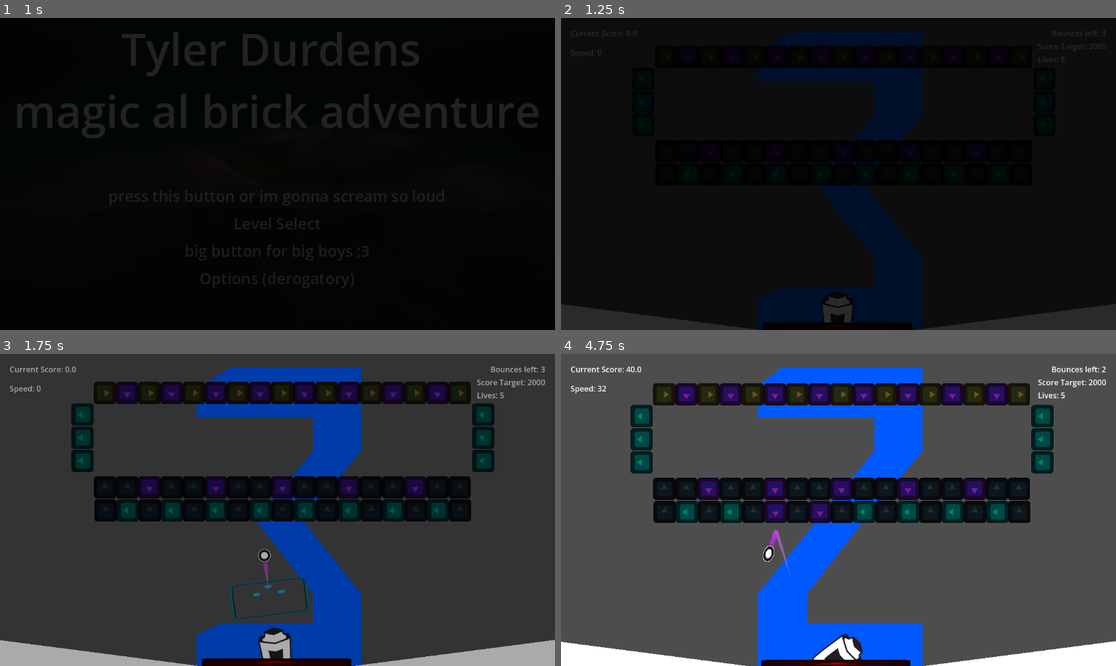
Above: before the commit, frames 1-4 (two rows, left to right).
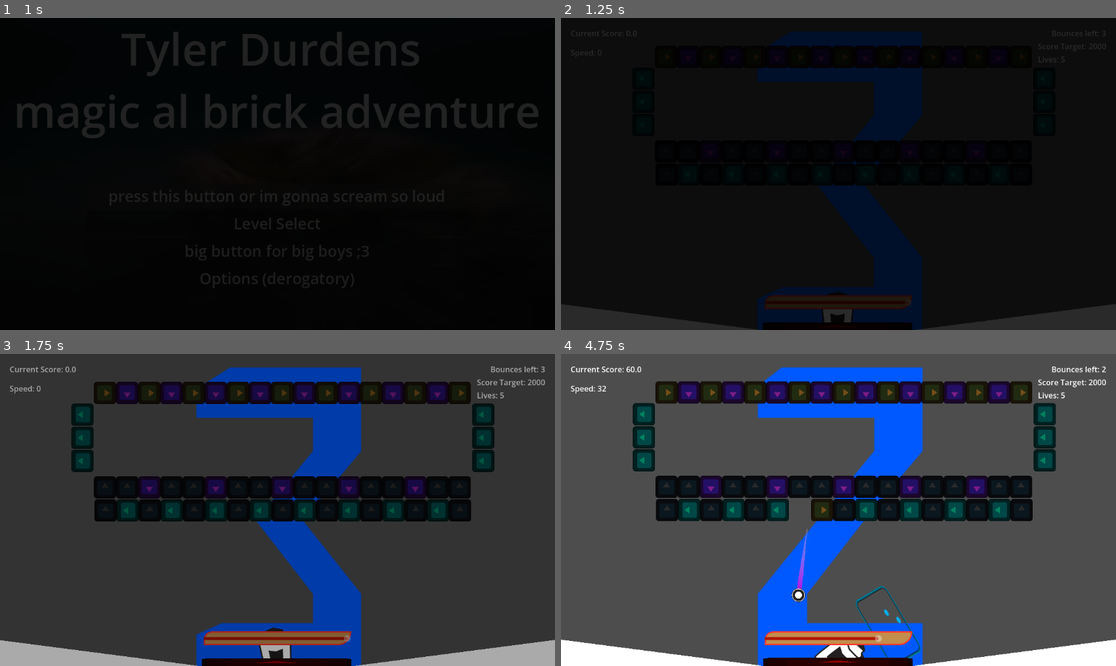
Above: after the commit, the same moments.

Repository: BmBucceri/breakout
Game: Godot game, scene res://Scenes/MainMenu.tscn
Same seed, same stepped clock (60 frames per second), same inputs: the game is played once before the commit and once after it. The engine's default icon, where the game draws it, is replaced by a stand-in: a white triangle on a blue panel in a dark square.
Inputs (mouse positions are in pixels of both pictures, inside the frame that each line leads up to):
- Up to frame 1 (1 s): click "press this button or im gonna…" at 0.5 s
- Up to frame 2 (1.25 s): no input
- Up to frame 3 (1.75 s): move the mouse to (244, 372) at 1.27 s; press the mouse at (244, 372) at 1.28 s; right-click (244, 372) at 1.55 s
- Up to frame 4 (4.75 s): move the mouse to (805, 391) at 2.02 s; release the mouse at (805, 391) at 2.03 s; right-click (805, 391) at 2.1 s; tap Space (Shoot, bound only after the commit) at 2.3, 4.55 s; move the mouse to (894, 441) at 2.77 s; hold Space (Shoot, bound only after the commit) 2.78-3.53 s; click (894, 441) at 3.05 s; move the mouse to (810, 572) at 3.52 s; click (810, 572) at 3.6 s; right-click (810, 572) at 3.8 s; move the mouse to (1005, 556) at 4.27 s; hold Right mouse button (Input_Cannon_Parry, bound only before t… from 4.28 s (still down)

Frame 1 is identical in both runs. In frame 2, 1.1% of the frame differs, in the area x 36-64%, y 88-94%; in frame 3, 1.5%; in frame 4, 9.5%, in the area x 0-100%, y 4-100%.

Commit message:
Parry Meter
implemented parry meter, refactored Inputs and other things

Diff:
--- a/Autoloads/input_manager.gd
+++ b/Autoloads/input_manager.gd
@@ -1,14 +1,20 @@
 ### INPUT MANAGER ###
 extends Node
 
-signal left_click_pressed
-signal right_click_pressed
+signal shoot_ball
+signal parry_start
+signal parry_end(value:bool)
+signal flip
 
 func _input(event: InputEvent) -> void:
-	if event.is_action_pressed("Input_Cannon_Interact"):
+	if event.is_action_pressed("Shoot"):
 		#print("boink!")
-		left_click_pressed.emit()
+		shoot_ball.emit()
 
-#func _input(event: InputEvent) -> void:
-	if event.is_action_pressed("Input_Cannon_Parry"):
-		right_click_pressed.emit()
+	if event.is_action_pressed("Parry"):
+		parry_start.emit()
+	if event.is_action_released("Parry"):
+		parry_end.emit(false)
+
+	if event.is_action_pressed("Flip"):
+		flip.emit()
--- a/Boards/Levels/Board Base_MASTERBOARD.tscn
+++ b/Boards/Levels/Board Base_MASTERBOARD.tscn
@@ -61,6 +61,34 @@
 "speed": 5.0
 }]
 
+[sub_resource type="StyleBoxFlat" id="StyleBoxFlat_bn856"]
+bg_color = Color(0.7662899, 0.55164, 0.29964283, 1)
+border_width_left = 3
+border_width_top = 3
+border_width_right = 3
+border_width_bottom = 3
+border_color = Color(0.99999994, 0.22953573, 0.17418528, 1)
+corner_radius_top_left = 16
+corner_radius_bottom_right = 53
+expand_margin_top = 12.0
+expand_margin_bottom = 11.0
+
+[sub_resource type="StyleBoxFlat" id="StyleBoxFlat_kei6b"]
+bg_color = Color(0.69612366, 0.091188766, 0, 1)
+
+[sub_resource type="StyleBoxFlat" id="StyleBoxFlat_gac28"]
+bg_color = Color(0.7645044, 0.019060427, 9.62615e-08, 1)
+
+[sub_resource type="GDScript" id="GDScript_kei6b"]
+script/source = "extends HSlider
+
+@export var cannon: Cannon
+
+
+func _process(delta: float) -> void:
+	value = cannon.parry_meter
+"
+
 [sub_resource type="RectangleShape2D" id="RectangleShape2D_3ddhe"]
 size = Vector2(1156, 75)
 
@@ -171,6 +199,30 @@
 script = ExtResource("6_m44s3")
 countdown_bounce_sprite_2d = NodePath(".")
 
+[node name="ParryMeter" type="HSlider" parent="UI/Control" unique_id=1341055045 node_paths=PackedStringArray("cannon")]
+layout_mode = 1
+anchors_preset = 14
+anchor_top = 0.5
+anchor_right = 1.0
+anchor_bottom = 0.5
+offset_left = 423.0
+offset_top = 255.0
+offset_right = -423.0
+offset_bottom = 280.0
+grow_horizontal = 2
+grow_vertical = 2
+pivot_offset = Vector2(416, -80)
+theme_override_styles/slider = SubResource("StyleBoxFlat_bn856")
+theme_override_styles/grabber_area = SubResource("StyleBoxFlat_kei6b")
+theme_override_styles/grabber_area_highlight = SubResource("StyleBoxFlat_gac28")
+max_value = 1.0
+step = 0.0
+editable = false
+scrollable = false
+tick_count = 1
+script = SubResource("GDScript_kei6b")
+cannon = NodePath("../../../Cannon")
+
 [node name="BlockRoot" type="Node2D" parent="." unique_id=1591539969 node_paths=PackedStringArray("rootlevel")]
 script = ExtResource("10_bn856")
 rootlevel = NodePath("..")
@@ -184,15 +236,20 @@
 [node name="BallRoot" type="Node2D" parent="." unique_id=233957837]
 script = ExtResource("9_ac8ps")
 
-[node name="Cannon" parent="." unique_id=750428695 instance=ExtResource("10_b72y1")]
+[node name="Cannon" parent="." unique_id=750428695 node_paths=PackedStringArray("rootlevel") instance=ExtResource("10_b72y1")]
 y_sort_enabled = true
 position = Vector2(576, 627)
-
-[node name="Gutters" type="StaticBody2D" parent="." unique_id=1724943246 node_paths=PackedStringArray("gutter_spawn_marker")]
+parry_meter = 1.0
+rotation_offset = 90.0
+total_balls_can_shoot = 1
+rootlevel = NodePath("..")
+
+[node name="Gutters" type="StaticBody2D" parent="." unique_id=1724943246 node_paths=PackedStringArray("rootlevel", "gutter_spawn_marker")]
 position = Vector2(-32, 0)
 collision_layer = 6
 collision_mask = 0
 script = ExtResource("12_3pq72")
+rootlevel = NodePath("..")
 gutter_spawn_marker = NodePath("GutterSpawnMarker")
 metadata/_custom_type_script = "uid://dqlermoajjfjp"
 
--- a/Boards/Levels/gutters.gd
+++ b/Boards/Levels/gutters.gd
@@ -1,14 +1,15 @@
 extends StaticBody2D
 class_name Gutters
 
+@export var rootlevel: Level
 @export var has_gutter_block: bool = false
 
 const BLOCK_GUTTER = preload("uid://m7ejcqlv54cj")
 @export var gutter_spawn_marker: Marker2D
 
 func _ready() -> void:
+	rootlevel.on_lives_changed.connect(spawn_block_gutter)
 	spawn_block_gutter()
-
 
 func spawn_block_gutter():
 	if has_gutter_block:
--- a/Scenes/Blocks/BlockParry.tscn
+++ b/Scenes/Blocks/BlockParry.tscn
@@ -6,18 +6,21 @@
 [sub_resource type="RectangleShape2D" id="RectangleShape2D_gho8k"]
 size = Vector2(102.69978, 134.24376)
 
-[node name="BlockParry" type="Area2D" unique_id=783385433]
+[node name="BlockParry" type="Area2D" unique_id=783385433 node_paths=PackedStringArray("visuals")]
 collision_layer = 2
 collision_mask = 4
 script = ExtResource("1_d4p0c")
+visuals = NodePath("Visuals")
+
+[node name="Visuals" type="Node2D" parent="." unique_id=1867375566]
+
+[node name="Sprite2D" type="Sprite2D" parent="Visuals" unique_id=938027310]
+light_mask = 3
+position = Vector2(0, -0.16447926)
+scale = Vector2(1.25, 0.57555497)
+texture = ExtResource("3_jmkaj")
 
 [node name="CollisionShape2D" type="CollisionShape2D" parent="." unique_id=1996971191]
 position = Vector2(0, -0.16447926)
 scale = Vector2(1.5189905, 0.518989)
 shape = SubResource("RectangleShape2D_gho8k")
-
-[node name="Sprite2D" type="Sprite2D" parent="." unique_id=938027310]
-light_mask = 3
-position = Vector2(0, -0.16447926)
-scale = Vector2(1.25, 0.57555497)
-texture = ExtResource("3_jmkaj")
--- a/Scenes/Blocks/block_parry.gd
+++ b/Scenes/Blocks/block_parry.gd
@@ -1,16 +1,27 @@
 extends Area2D
+class_name Parry
+
+var is_active: bool = false
+@export var visuals: Node2D
 
 func _ready() -> void:
 	self.body_entered.connect(_on_body_entered)
-	destroy()
+	toggle_parry(is_active)
+	#destroy()
 
 func _on_body_entered(body: Node2D) -> void:
+	if is_active == false:
+		return
 	if body is Ball:
 		var bounce_direction = Vector2.UP.rotated(global_rotation)
 		var new_velocity = bounce_direction * body.speed
 
 		body.ball_bounce(new_velocity)
 
-func destroy():
-	await get_tree().create_timer(1).timeout
-	queue_free()
+func toggle_parry(value:bool):
+	is_active = value
+	visuals.visible = value
+
+#func destroy():
+	#await get_tree().create_timer(1).timeout
+	#queue_free()
--- a/Scenes/Cannon.tscn
+++ b/Scenes/Cannon.tscn
@@ -2,10 +2,15 @@
 
 [ext_resource type="Script" uid="uid://bdjmj8w35eetb" path="res://cannon.gd" id="1_i175o"]
 [ext_resource type="Texture2D" uid="uid://bp7aipxx8ujmg" path="res://Assets/Dropper.png" id="2_ria0b"]
+[ext_resource type="PackedScene" uid="uid://cyoixg7484f5d" path="res://Scenes/Blocks/BlockParry.tscn" id="3_iyehq"]
 
-[node name="Cannon" type="Node2D" unique_id=1891693759 node_paths=PackedStringArray("spawn_marker")]
+[node name="Cannon" type="Node2D" unique_id=1891693759 node_paths=PackedStringArray("spawn_marker", "block_parry")]
 script = ExtResource("1_i175o")
+parry_meter = null
+rotation_offset = null
+total_balls_can_shoot = null
 spawn_marker = NodePath("SpawnLocation")
+block_parry = NodePath("BlockParry")
 metadata/_edit_group_ = true
 
 [node name="Dropper" type="Sprite2D" parent="." unique_id=1631933186]
@@ -14,7 +19,8 @@
 scale = Vector2(0.698947, 0.751631)
 texture = ExtResource("2_ria0b")
 
+[node name="BlockParry" parent="." unique_id=783385433 instance=ExtResource("3_iyehq")]
+position = Vector2(0, -121)
+
 [node name="SpawnLocation" type="Marker2D" parent="." unique_id=1613448872]
 position = Vector2(0, -121)
-
-[node name="Node2D" type="Node2D" parent="SpawnLocation" unique_id=1884346377]
--- a/ball_base.gd
+++ b/ball_base.gd
@@ -26,7 +26,7 @@
 
 func _ready() -> void:
 	GameManager.add_ball(self)
-	InputManager.left_click_pressed.connect(_try_ricochet)
+	InputManager.flip.connect(_try_ricochet)
 	default_sprite_scale = sprite_2d.scale
 	_add_trail()
 
@@ -38,7 +38,7 @@
 
 func _physics_process(delta: float) -> void:
 	_move_and_rotate(delta)
-	print(speed,velocity)
+
 	GameManager.ball_speed = speed - 200
 
 
@@ -103,8 +103,6 @@
 	speed += speed * value
 	velocity = velocity.normalized() * speed
 
-	#print(speed)
-
 # called by cannon
 func set_direction(new_direction: Vector2):
 	self.velocity = new_direction
--- a/cannon.gd
+++ b/cannon.gd
@@ -1,31 +1,52 @@
 extends Node2D
 class_name Cannon
 
-@export var spawn_marker: Marker2D
+@export_range(0.0,1.0) var parry_meter: float = 1.0
 @export var rotation_offset: float = 90
 @export var total_balls_can_shoot: int = 1
-@export var block_base: PackedScene
+@export_group("References")
+@export var spawn_marker: Marker2D
+@export var block_parry: Parry
+@export var rootlevel: Level
 
 var total_balls_onscreen : int = 0
 var can_shoot: bool = true
 var parry_active: bool = false
-
+var parry_drain: float = .5
+var parry_refill: float = .35
 
 const BALL = preload("uid://d1ogb0eean0hi")
 const BLOCK = preload("uid://cyoixg7484f5d")
 
 func _ready() -> void:
-	InputManager.left_click_pressed.connect(shoot_ball)
-	InputManager.right_click_pressed.connect(parry_activate)
+	InputManager.shoot_ball.connect(_on_shoot_ball)
+	InputManager.parry_start.connect(attempt_parry)
+	InputManager.parry_end.connect(parry_toggle)
 
-func _process(_delta: float) -> void:
+#func _input(event: InputEvent) -> void:
+	#if event.is_action_pressed("Input_Cannon_Interact"):
+		#_on_shoot_ball()
+	#elif event.is_action_pressed("Input_Cannon_Parry"):
+		#attempt_parry()
+	#elif event.is_action_released("Input_Cannon_Parry"):
+		#parry_toggle(false)
+
+func _process(delta: float) -> void:
 	look_at(get_global_mouse_position())
 	self.rotation_degrees += rotation_offset
-	#parry_tracking()
+	if parry_active == true:
+		if parry_meter <= 0:
+			parry_toggle(false)
+			return
+		parry_meter -= (parry_drain * delta)
 
-func shoot_ball():
-	#if can_shoot == false:
-		#return
+		print_debug(parry_meter)
+	else:
+		if parry_meter >= 1:
+			return
+		parry_meter += (parry_refill * delta)
+
+func _on_shoot_ball():
 #Check for total balls on screen
 	if total_balls_onscreen >= total_balls_can_shoot:
 		return
@@ -38,7 +59,6 @@
 	var fire_direction = Vector2.UP.rotated(self.global_rotation)
 	#ball inherits the angle of the cannon
 	new_ball.set_direction(fire_direction * new_ball.speed)
-	#spawn_marker.add_child(new_ball)
 	GameManager.ball_root.add_child(new_ball)
 	new_ball.top_level = true
 
@@ -46,15 +66,25 @@
 		total_balls_onscreen -= 1
 
 
-func parry_activate():
+#func parry_activate():
+	#block_parry.toggle_parry(true)
+	#pass
+	##var parry: Area2D = BLOCK.instantiate()
+	##print("made")
+	##spawn_marker.add_child(parry)
+	##await get_tree().create_timer(.2,).timeout
+	##parry.queue_free()
+	##print_debug("unmade")
 
-	var parry: Area2D = BLOCK.instantiate()
-	print("made")
-	spawn_marker.add_child(parry)
 
-	await get_tree().create_timer(.2,).timeout
-	parry.queue_free()
-	print_debug("unmade")
+func parry_toggle(value: bool):
+	parry_active = value
+	block_parry.toggle_parry(value)
+
+func attempt_parry():
+	if parry_meter > 0.2:
+		parry_toggle(true)
+	pass
 
 
 #func parry_tracking():
--- a/level.gd
+++ b/level.gd
@@ -11,7 +11,6 @@
 @export var gutters: Gutters
 
 var current_lives: int
-
 var current_score: float = 0
 signal score_update
 signal on_lives_changed(remaining: int)
--- a/project.godot
+++ b/project.godot
@@ -30,14 +30,19 @@
 
 [input]
 
-Input_Cannon_Interact={
+Flip={
 "deadzone": 0.2,
 "events": [Object(InputEventMouseButton,"resource_local_to_scene":false,"resource_name":"","device":-1,"window_id":0,"a …(257 unchanged characters)…
 ]
 }
-Input_Cannon_Parry={
+Parry={
 "deadzone": 0.2,
 "events": [Object(InputEventMouseButton,"resource_local_to_scene":false,"resource_name":"","device":-1,"window_id":0,"a …(258 unchanged characters)…
+]
+}
+Shoot={
+"deadzone": 0.2,
+"events": [Object(InputEventKey,"resource_local_to_scene":false,"resource_name":"","device":-1,"window_id":0,"alt_pressed":false,"shift_pressed":false,"ctrl_pressed":false,"meta_pressed":false,"pressed":false,"keycode":0,"physical_keycode":32,"key_label":0,"unicode":32,"location":0,"echo":false,"script":null)
 ]
 }
 
